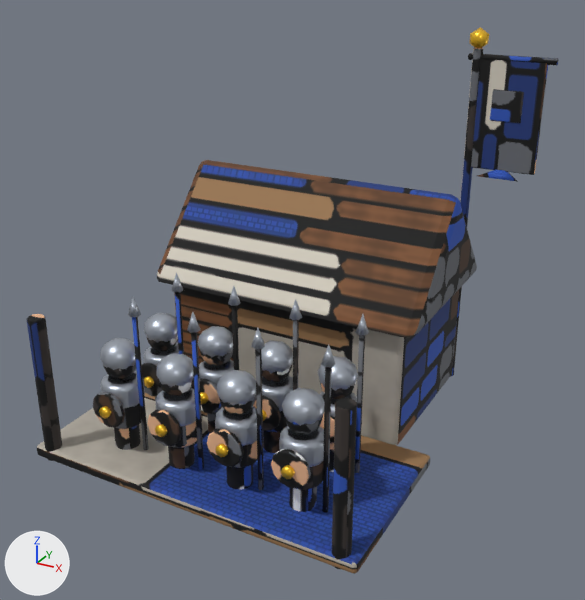
Before and after pictures for a commit that changed the glTF model game/assets/models/barracks.glb.
Camera for both pictures: a 50 mm camera at (0.859, -1.597, 1.067) aimed at (0.052, -0.131, 0.334). The lights are fixed; the arrows at lower left show +X, +Y and +Z. The first picture is the older version. Vertices at exactly the same position are counted once.

Before the edit, the objects in view are built like this:
```python
me_cube = bpy.data.meshes.new('Cube')
me_cube.from_pydata(...)  # 8006 vertices, 15680 faces; spans x -0.4..0.48, y -0.62..0.258, z -0.15..0.745
# faces by material slot: [10908, 244, 4528]
me_cube.materials.append(mat_baked)  # picture img_bake
me_cube.materials.append(mat_gold)  # yellow #ffc933
me_cube.materials.append(mat_armor)  # light grey #aeb5c0
ob_house = bpy.data.objects.new('house', me_cube)
ob_house.location = (0.0, 0.1, 0.15)
```
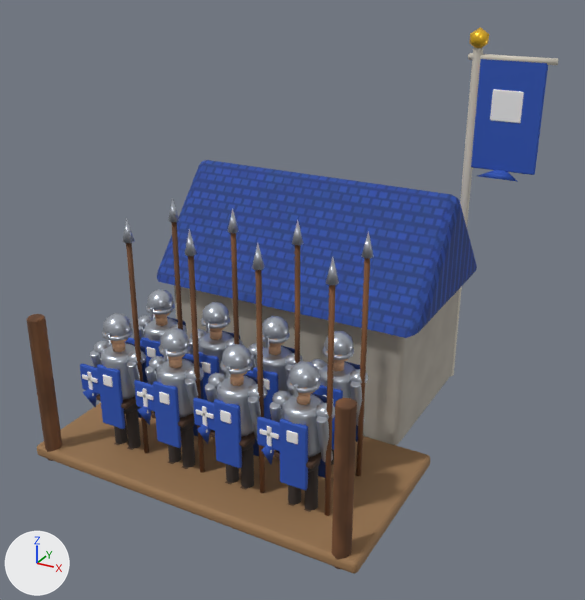
Diff of the bpy script that builds the scene:
```diff
--- a/game/assets/models/barracks.glb.py
+++ b/game/assets/models/barracks.glb.py
@@ me_cube @@
-me_cube.from_pydata(...)  # 8006 vertices, 15680 faces; spans x -0.4..0.48, y -0.62..0.258, z -0.15..0.745
+me_cube.from_pydata(...)  # 19262 vertices, 37680 faces; spans x -0.4..0.48, y -0.62..0.258, z -0.15..0.745
+# me_cube part 1: the loose piece of 240 vertices spanning x -0.267..-0.173, y -0.406..-0.314, z -0.01..0.05 is scaled about its middle by 0.73, then moved by (0.0, 0.0, -0.025), in mat_baked (picture img_bake)
+# me_cube part 2: a new loose piece, an 8-sided cylinder along z spanning x -0.234..-0.206, y -0.374..-0.346, z 0.118..0.143, in mat_baked (picture img_bake)
+# me_cube part 3: a new loose piece, an icosphere of 80 faces spanning x -0.246..-0.194, y -0.387..-0.333, z 0.132..0.189, in mat_baked (picture img_bake)
+# me_cube part 4: a new loose piece, a 6-sided cylinder along z spanning x -0.1653..-0.1557, y -0.374..-0.363, z -0.15..0.377, in mat_baked (picture img_bake)
+# me_cube part 5: the loose piece of 240 vertices spanning x -0.267..-0.173, y -0.556..-0.464, z -0.01..0.05 is scaled about its middle by 0.73, then moved by (0.0, 0.0, -0.025), in mat_baked (picture img_bake)
+# me_cube part 6: a new loose piece, an 8-sided cylinder along z spanning x -0.234..-0.206, y -0.524..-0.496, z 0.118..0.143, in mat_baked (picture img_bake)
+# me_cube part 7: a new loose piece, an icosphere of 80 faces spanning x -0.246..-0.194, y -0.537..-0.483, z 0.132..0.189, in mat_baked (picture img_bake)
+# me_cube part 8: a new loose piece, a 6-sided cylinder along z spanning x -0.1653..-0.1557, y -0.524..-0.513, z -0.15..0.377, in mat_baked (picture img_bake)
+# me_cube part 9: the loose piece of 240 vertices spanning x -0.117..-0.023, y -0.406..-0.314, z -0.01..0.05 is scaled about its middle by 0.73, then moved by (0.0, 0.0, -0.025), in mat_baked (picture img_bake)
+# me_cube part 10: a new loose piece, an 8-sided cylinder along z spanning x -0.084..-0.056, y -0.374..-0.346, z 0.118..0.143, in mat_baked (picture img_bake)
+# me_cube part 11: a new loose piece, an icosphere of 80 faces spanning x -0.096..-0.044, y -0.387..-0.333, z 0.132..0.189, in mat_baked (picture img_bake)
+# me_cube part 12: a new loose piece, a 6-sided cylinder along z spanning x -0.0153..-0.0057, y -0.374..-0.363, z -0.15..0.377, in mat_baked (picture img_bake)
+# me_cube part 13: the loose piece of 240 vertices spanning x -0.117..-0.023, y -0.556..-0.464, z -0.01..0.05 is scaled about its middle by 0.73, then moved by (0.0, 0.0, -0.025), in mat_baked (picture img_bake)
+# me_cube part 14: a new loose piece, an 8-sided cylinder along z spanning x -0.084..-0.056, y -0.524..-0.496, z 0.118..0.143, in mat_baked (picture img_bake)
+# me_cube part 15: a new loose piece, an icosphere of 80 faces spanning x -0.096..-0.044, y -0.537..-0.483, z 0.132..0.189, in mat_baked (picture img_bake)
+# me_cube part 16: a new loose piece, a 6-sided cylinder along z spanning x -0.0153..-0.0057, y -0.524..-0.513, z -0.15..0.377, in mat_baked (picture img_bake)
+# me_cube part 17: 28 loose pieces with 448 vertices, spanning x -0.233..0.293, y -0.578..-0.317, z -0.141..0.254, are deleted
+# me_cube part 18: 5568 vertices removed from x -0.264..0.277, y -0.567..-0.314, z -0.15..0.141; 16964 vertices added at x -0.301..0.3, y -0.576..-0.315, z -0.15..0.428
+# me_cube part 19: 28 vertices added at x -0.171..0.0, y -0.53..-0.357, z 0.377..0.428
+# me_cube part 20: 2016 kept faces spanning x -0.4..0.48, y -0.62..0.258, z -0.15..0.745 get new texture (UV) coordinates
 me_cube.materials.append(mat_baked)
```

Where the change shows, as pixel boxes (x1, y1, x2, y2) in the pictures (585 x 600 px; the box of a moved part takes in the faces that stretch with it):
part 1 of me_cube, moved or reshaped (not visible afterwards): before (144, 344, 179, 366)
part 2 of me_cube, added: after (155, 316, 168, 326)
part 3 of me_cube, added: after (149, 308, 171, 319)
part 4 of me_cube, added (brown): after (171, 222, 183, 330)
part 5 of me_cube, moved or reshaped (mostly hidden afterwards): before (101, 371, 145, 409); after (124, 403, 138, 414)
part 6 of me_cube, added: after (112, 342, 126, 352)
part 7 of me_cube, added: after (110, 335, 128, 345)
part 8 of me_cube, added (brown): after (126, 243, 149, 453)
part 9 of me_cube, moved or reshaped (not visible afterwards): before (199, 359, 234, 387)
part 10 of me_cube, added: after (210, 330, 222, 340)
part 11 of me_cube, added: after (210, 323, 226, 332)
part 12 of me_cube, added (brown): after (231, 233, 239, 344)
part 13 of me_cube, moved or reshaped (mostly hidden afterwards): before (156, 388, 196, 427); after (180, 419, 195, 432)
part 14 of me_cube, added: after (169, 358, 182, 368)
part 15 of me_cube, added: after (162, 349, 185, 361)
part 16 of me_cube, added (brown): after (188, 256, 205, 473)
part 17 of me_cube, deleted: before (99, 273, 369, 512)
part 18 of me_cube, reshaped: before (93, 313, 357, 512); after (80, 219, 374, 516)
part 19 of me_cube, added: after (123, 198, 239, 256)
part 20 of me_cube, surface changed: (26, 40, 558, 573) in both
